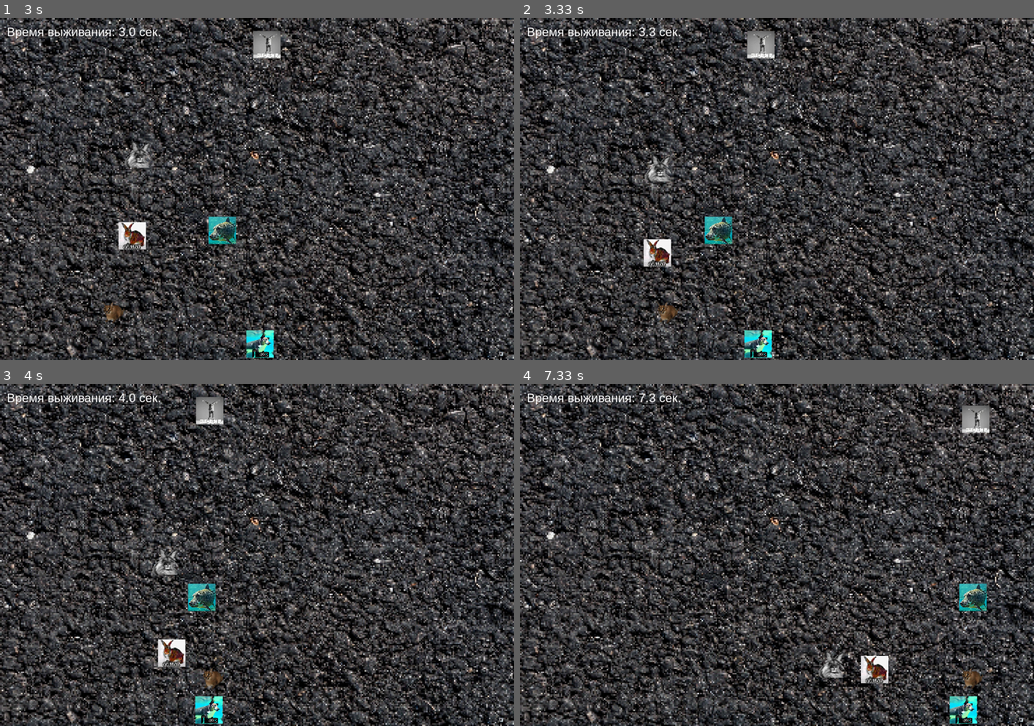
Above: before the commit, frames 1-4 (two rows, left to right).
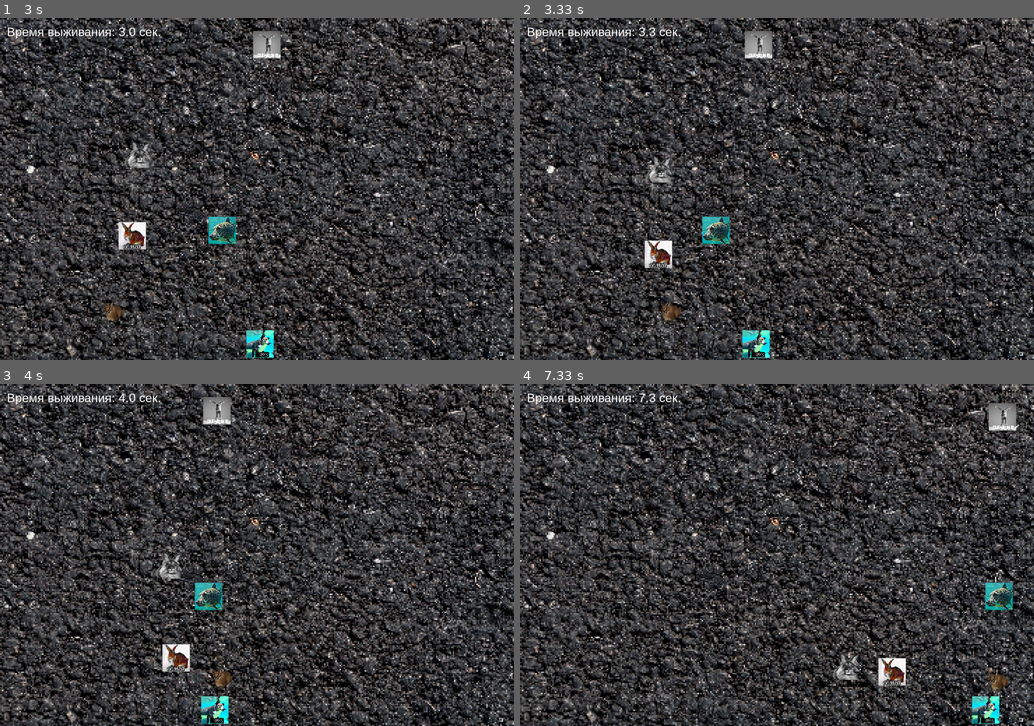
Above: after the commit, the same moments.

Repository: wonordel/pygame-project
Game: pygame game, started from main.py
The game is run twice, just before and just after one commit, with the same random seed, the same clock (stepped at 60 frames per second) and the same inputs.
Inputs:
- Up to frame 1 (3 s): hold Right 0.33-0.8 s; hold Up 0.83-1.13 s; hold W 0.83-1.13 s; hold Right 1.17-1.63 s; hold D 1.17-1.63 s; hold Left 1.67-2.2 s; hold A 1.67-2.2 s; hold Down 2.23-2.53 s; hold S 2.23-2.53 s; hold Left 2.57-2.97 s; hold A 2.57-2.97 s
- Up to frame 2 (3.33 s): hold Right from 3 s (still down); hold D from 3 s (still down)
- Up to frame 3 (4 s): release Right at 3.37 s; release D at 3.37 s; hold Right from 3.4 s (still down); hold D from 3.4 s (still down)
- Up to frame 4 (7.33 s): release Right at 4.03 s; release D at 4.03 s; hold Right 4.07-4.43 s; hold D 4.07-4.43 s; hold Right 4.47-4.93 s; hold D 4.47-4.93 s; hold Right 4.97-5.43 s; hold D 4.97-5.43 s; hold Up 5.47-5.77 s; hold W 5.47-5.77 s; hold Right 5.8-6.27 s; hold D 5.8-6.27 s; hold Right 6.3-6.83 s; hold D 6.3-6.83 s; hold Down 6.87-7.17 s; hold S 6.87-7.17 s; hold Left from 7.2 s (still down); hold A from 7.2 s (still down)

Frame 1 is identical in both runs. In frame 2, 1.4% of the frame differs, in the area x 24-50%, y 3-100%; in frame 3, 2.3%; in frame 4, 3.6%, in the area x 58-97%, y 5-100%.

Commit message:
edited speed increase

Diff:
--- a/main.py
+++ b/main.py
@@ -265,9 +265,12 @@
     # Обновление экрана
     pygame.display.flip()
 
-    if frames_from_speed >= 5 * FPS:
+    if frames_from_speed >= 3 * FPS:
         for enemy in enemys:
-            enemy.speed *= 1.1001
+            if enemy.smart_moving:
+                enemy.speed *= 1.1001
+            else:
+                enemy.speed *= 1.1002
         shlepa.speed *= 1.1
         frames_from_speed = 0
 
